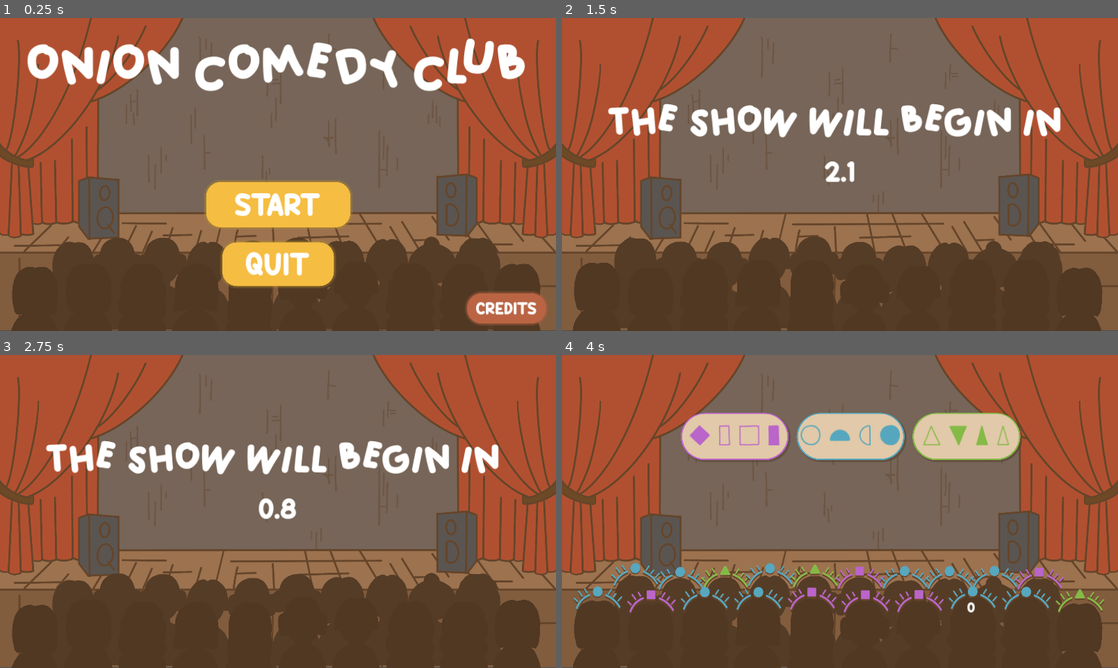
Above: before the commit, frames 1-4 (two rows, left to right).
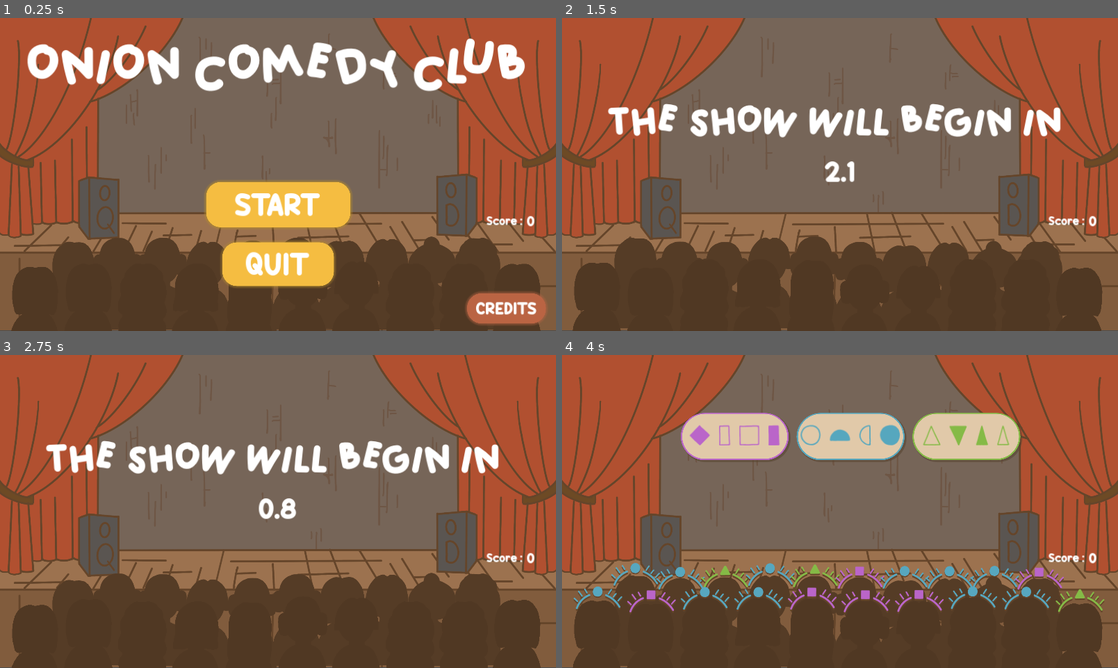
Above: after the commit, the same moments.

Repository: IridescenceFR/GlobalGameJam2024
Game: Godot game, scene res://Scenes/Main.tscn
Same seed, same stepped clock (60 frames per second), same inputs: the game is played once before the commit and once after it.
Inputs:
- Up to frame 1 (0.25 s): no input
- Up to frame 2 (1.5 s): click "START" at 0.5 s; hold A (q_key_show) from 1.28 s (still down)
- Up to frame 3 (2.75 s): release A (q_key_show) at 2.03 s; tap S (s_key_suppress) at 2.1 s
- Up to frame 4 (4 s): hold A (q_key_show) 2.78-3.53 s; tap S (s_key_suppress) at 3.6 s

The runs differ from the first frame. In frame 1, 0.2% of the frame differs, in the area x 87-97%, y 63-67%; in frame 2, 0.2%; in frame 3, 0.2%; in frame 4, 0.2%, in the area x 72-97%, y 63-83%.

Commit message:
EG:code: ajout d'un label devant le score

Diff:
--- a/Scenes/hud.tscn
+++ b/Scenes/hud.tscn
@@ -1660,21 +1660,30 @@
 text = "3"
 
 [node name="ScoreLabel" type="Label" parent="."]
-visible = false
 anchors_preset = 8
 anchor_left = 0.5
 anchor_top = 0.5
 anchor_right = 0.5
 anchor_bottom = 0.5
-offset_left = 440.0
-offset_top = 296.0
-offset_right = 678.0
-offset_bottom = 368.0
+offset_left = 860.0
+offset_top = 126.0
+offset_right = 887.0
+offset_bottom = 198.0
 grow_horizontal = 2
 grow_vertical = 2
 theme_override_fonts/font = ExtResource("4_0tusq")
 theme_override_font_sizes/font_size = 50
 text = "0"
+
+[node name="Label" type="Label" parent="ScoreLabel"]
+layout_mode = 0
+offset_left = -139.0
+offset_top = 6.0
+offset_right = -7.0
+offset_bottom = 66.0
+theme_override_fonts/font = ExtResource("4_0tusq")
+theme_override_font_sizes/font_size = 40
+text = "Score :"
 
 [node name="StartButton" type="Button" parent="."]
 material = SubResource("CanvasItemMaterial_q5dav")
